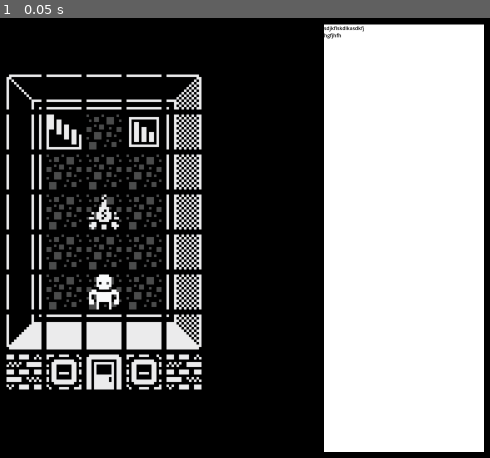
Above: before the commit, frame 1.
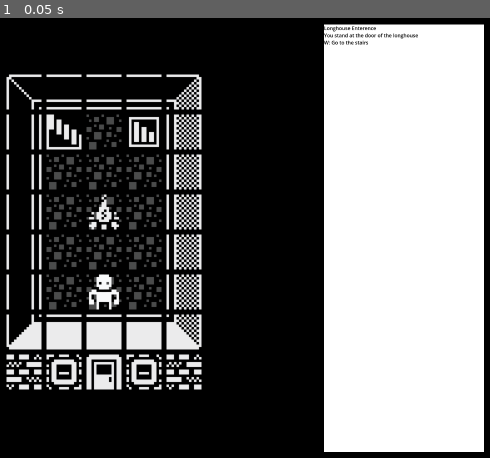
Above: after the commit, the same moment.

Repository: Pandawaflez/PGRPGE
Game: Godot game, scene res://TestScene/TestScene.tscn
Same seed, same stepped clock (60 frames per second), same inputs: the game is played once before the commit and once after it.
Inputs:
- Up to frame 1 (0.05 s): no input

The runs differ from the first frame. In frame 1, 0.3% of the frame differs, in the area x 66-86%, y 1-7%.

Commit message:
printing to text box
Working on printing the values to a text box

Diff:
--- a/Scripts/action.gd
+++ b/Scripts/action.gd
@@ -10,3 +10,6 @@
 @export var animationName := ""
 @export var changeLocation:bool = false
 @export var nextLocation:Location
+
+func getName():
+	return actionName
--- a/Scripts/location.gd
+++ b/Scripts/location.gd
@@ -2,7 +2,6 @@
 extends Node2D
 
 @onready var animationPlayer = $AnimationPlayer
-#@export var locationData:LocationData
 @export var locName := "Location Name"
 @export_multiline var locDesc := "Location Description"
 
@@ -22,3 +21,39 @@
 @onready var action8:Action = $Action8
 @onready var action9:Action = $Action9
 @onready var action0:Action = $Action0
+
+func getAction( action:String ) -> Action:
+	if ( action == "w" ):
+		return actionW
+	if ( action == "a" ):
+		return actionA
+	if ( action == "s" ):
+		return actionS
+	if ( action == "d" ):
+		return actionD
+	if ( action == "e" ):
+		return actionE
+	if ( action == "q" ):
+		return actionQ
+	if ( action == "1" ):
+		return action1
+	if ( action == "2" ):
+		return action2
+	if ( action == "3" ):
+		return action3
+	if ( action == "4" ):
+		return action4
+	if ( action == "5" ):
+		return action5
+	if ( action == "6" ):
+		return action6
+	if ( action == "7" ):
+		return action7
+	if ( action == "8" ):
+		return action8
+	if ( action == "9" ):
+		return action9
+	if ( action == "0" ):
+		return action0
+	print ( "Action value |" + action + "| not found." )
+	return null
--- a/Scripts/navigation_manager.gd
+++ b/Scripts/navigation_manager.gd
@@ -1,3 +1,4 @@
+class_name NavigationManager
 extends Node2D
 
 @export var currentLocation:Location
@@ -171,3 +172,6 @@
 		return
 	currentLocation = loc
 	printLocationData()
+
+func getCurrentLocation():
+	return currentLocation
--- a/TestScene/TestScene.tscn
+++ b/TestScene/TestScene.tscn
@@ -208,12 +208,14 @@
 region_enabled = true
 region_rect = Rect2(1600, 0, 64, 64)
 
-[node name="UI Manager" type="Control" parent="."]
+[node name="UI Manager" type="Control" parent="." node_paths=PackedStringArray("locationDescriptionBox", "navigationManager")]
 layout_mode = 3
 anchors_preset = 0
 offset_right = 40.0
 offset_bottom = 40.0
 script = ExtResource("6_lmtjt")
+locationDescriptionBox = NodePath("CanvasLayer/Control/ColorRect/RichTextLabel")
+navigationManager = NodePath("../NavigationManager")
 
 [node name="CanvasLayer" type="CanvasLayer" parent="UI Manager"]
 
--- a/TestScene/ui_manager.gd
+++ b/TestScene/ui_manager.gd
@@ -1,7 +1,10 @@
 extends Control
 
-@onready var locationDescriptionBox:RichTextLabel
+@export var locationDescriptionBox:RichTextLabel
+@export var navigationManager:NavigationManager
 
+func _ready() -> void:
+	setLocationData()
 
 func setLocationData():
 	var locationString := ""
@@ -9,9 +12,23 @@
 	if (locationDescriptionBox == null):
 		print("Error.  No loc desc box to print to")
 		return
-	locationDescriptionBox.Text = locationString
+	locationDescriptionBox.text = locationString
 	return
 
 func constructLocationString():
 	var locStr := ""
+	# Get source value objects and check that they are not null:
+	if ( navigationManager == null ):
+		print( "Navigation Manager Not Found by UI Manager" )
+		return
+	var currLoc:Location = navigationManager.getCurrentLocation()
+	if ( currLoc == null ):
+		print("Current Location not found by UI Manager")
+		return
+	# construct string:
+	locStr += currLoc.locName + "\n"
+	locStr += currLoc.locDesc + "\n"
+	if (currLoc.actionW != null ):
+		locStr += "W: " + currLoc.getAction("w").getName() + "\n"
+	#print("locStr: |" + locStr + "|")
 	return locStr
